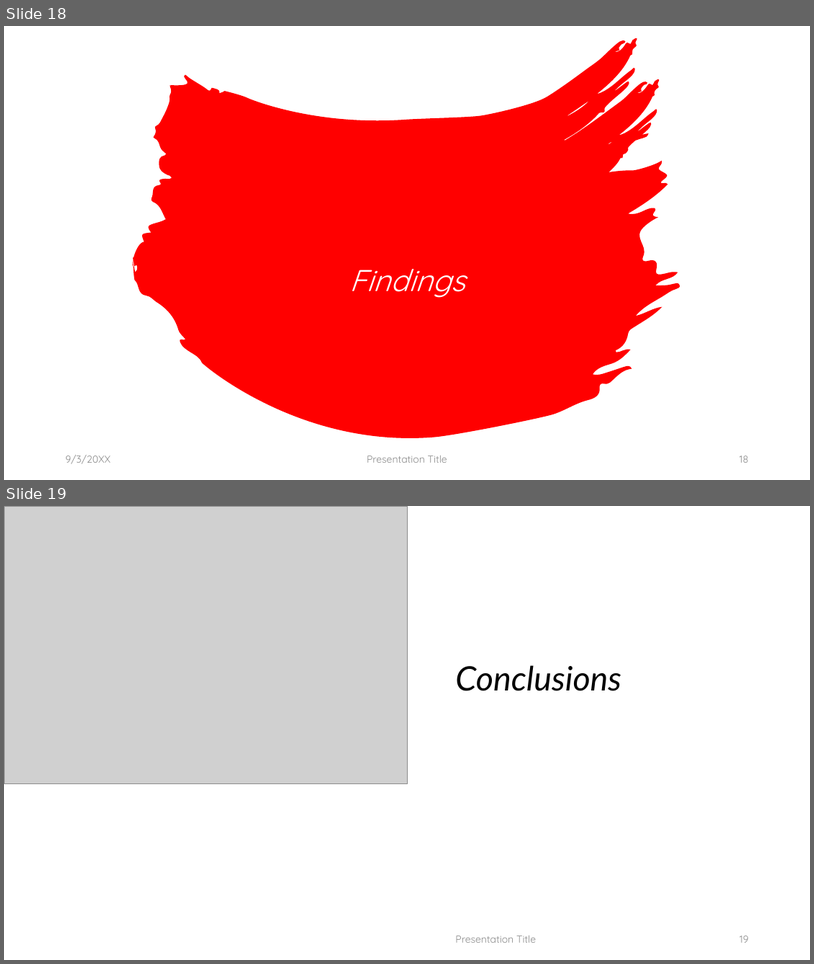
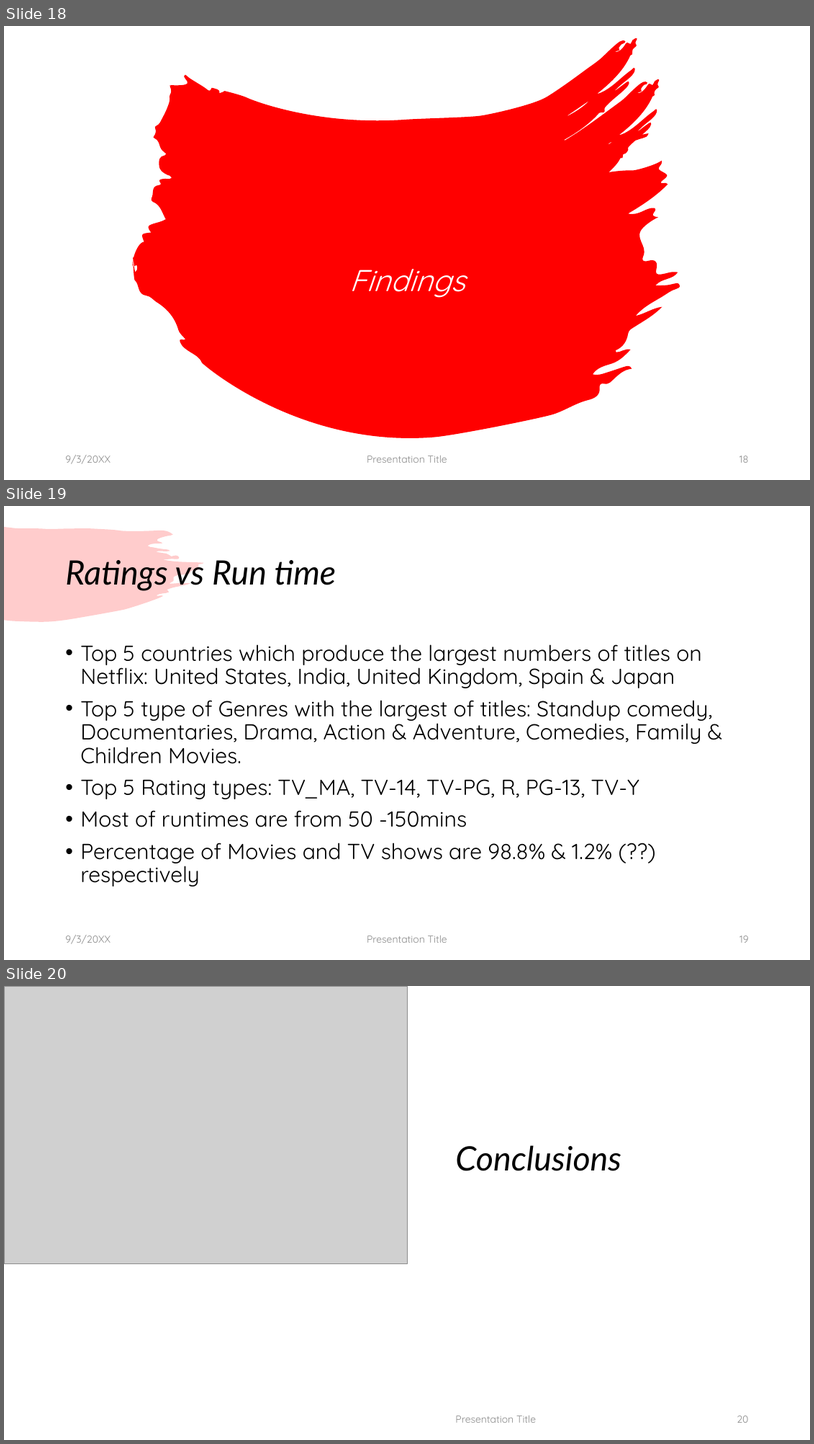
Before and after one commit to Kevinle76/NetFlix, a slide deck: Project_1.pptx. Shown one above the other, each under a label of ours: slides 18 and 19 before the commit, slides 18, 19 and 20 after it. The pictures are 814x964 and 814x1444 pixels, drawn with LibreOffice and Linux fonts; fonts in the diff are those of the drawing; grey boxes stand for pictures. Boxes give left, top, right and bottom in pixels: in the first picture for what was removed or moved away, otherwise in the second. Text is boxed around its words. In the diff, an @@ line names an element or a change of style, - is before the commit and + after.

```diff
--- a/Project_1.pptx
+++ b/Project_1.pptx
@@ slide 19 added at (x1=4, y1=506, x2=810, y2=960), background #FFFFFF @@
@@ freeform shape added at (x1=4, y1=527, x2=203, y2=621), fill #FF0000 at 20% opacity @@
@@ title added at (x1=65, y1=556, x2=337, y2=591), 40 pt, text #000000, italic @@
+Ratings vs Run time
@@ text added at (x1=80, y1=644, x2=712, y2=886), 25.9 pt, text #000000 @@
+• Top 5 countries which produce the largest numbers of titles on Netflix: United States, India, United Kingdom, Spain & Japan
+• Top 5 type of Genres with the largest of titles: Standup comedy, Documentaries, Drama, Action & Adventure, Comedies, Family & Children Movies.
+• Top 5 Rating types: TV_MA, TV-14, TV-PG, R, PG-13, TV-Y
+• Most of runtimes are from 50 -150mins
+• Percentage of Movies and TV shows are 98.8% & 1.2% (??) respectively
@@ text added at (x1=65, y1=934, x2=111, y2=944), 12 pt, text #8C8C8C @@
+9/3/20XX
@@ text added at (x1=367, y1=935, x2=448, y2=942), 12 pt, text #8C8C8C @@
+Presentation Title
@@ page number added at (x1=740, y1=935, x2=748, y2=942), 12 pt, text #8C8C8C @@
+19
@@ what was slide 19 is now slide 20 @@
@@ page number at (x1=737, y1=1415, x2=748, y2=1422): text changed @@
-19
+20
```
Also in this commit, not shown: 1 slide changed, 1 other slide added.
